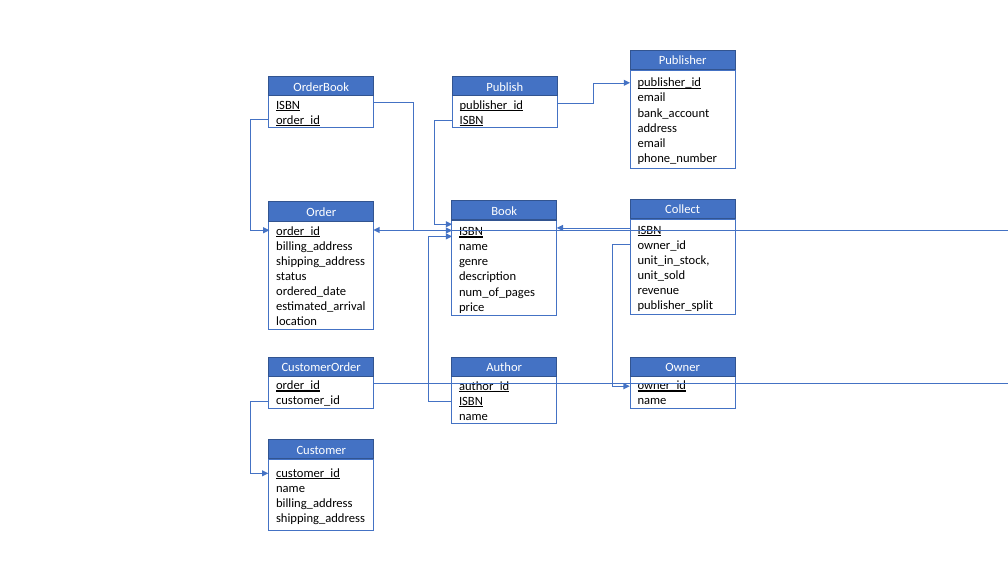
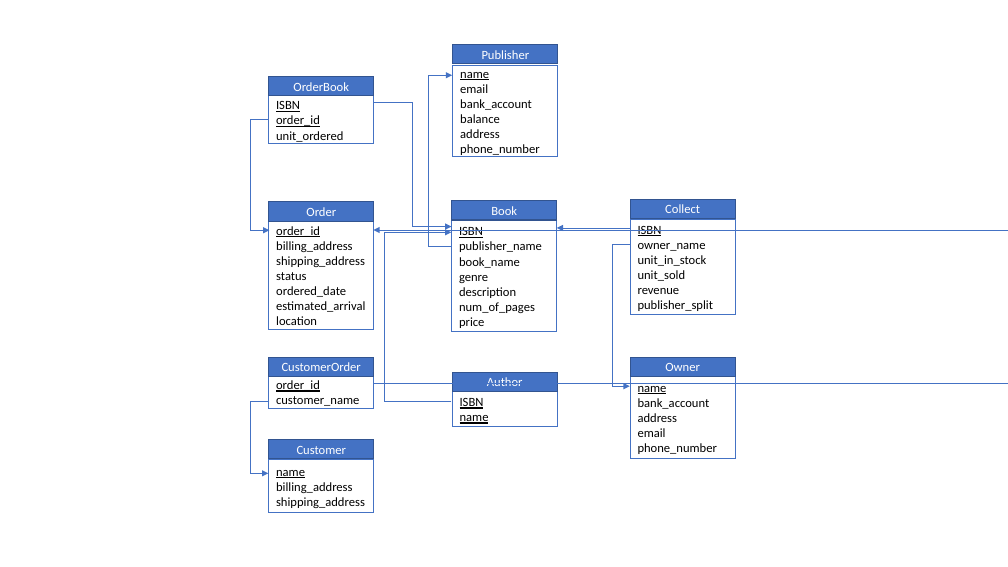
Before and after one commit to Tom1072/Look-Inna-Book, a slide deck: slide 4 of Look Inna Book Planning.pptx. Drawn at 1008x567 pixels with LibreOffice and Linux fonts; fonts in the diff are those of the drawing. Boxes give left, top, right and bottom in pixels: in the first picture for what was removed or moved away, otherwise in the second. Text is boxed around its words. In the diff, an @@ line names an element or a change of style, - is before the commit and + after.

Commit message:
Add customer checkout functionality

```diff
--- a/Look Inna Book Planning.pptx
+++ b/Look Inna Book Planning.pptx
@@ rectangle "Publisher": place and size @@
-rectangle "Publisher" at [630,50,735,69]
+rectangle "Publisher" at [453,45,558,64]
@@ elbow arrow moved from (452, 120) - (452, 225) to (452, 76) - (452, 247) @@
@@ elbow arrow (452, 76) - (452, 247): arrowheads changed @@
@@ rectangle removed at [452,77,557,96] @@
-Publish
@@ rectangle "name": place and size @@
-rectangle "name" at [630,70,735,169]
+rectangle "name" at [453,65,558,157]
@@ text in rectangle at [460,72,489,80]: text changed @@
-publisher_id
+name
@@ elbow arrow removed from (557, 104) to (630, 83) @@
@@ rectangle "ISBN": place and size @@
-rectangle "ISBN" at [268,96,374,128]
+rectangle "ISBN" at [268,96,374,144]
@@ elbow arrow moved from (374, 102) - (452, 231) to (374, 102) - (451, 227) @@
@@ rectangle removed at [452,96,557,128] @@
-publisher_id
-ISBN
@@ text in rectangle at [460,114,500,123]: paragraph added @@
+balance
@@ text in rectangle at [276,131,343,142]: paragraph added @@
+unit_ordered
@@ text in rectangle at [638,138,666,147]: paragraph removed @@
-email
@@ elbow arrow moved from (451, 402) - (452, 237) to (451, 402) - (451, 232) @@
@@ rectangle "ISBN": place and size @@
-rectangle "ISBN" at [451,221,557,316]
+rectangle "ISBN" at [451,221,557,331]
@@ text in rectangle at [459,241,542,268]: text changed @@
-name
+publisher_name
+book_name
@@ text in rectangle at [638,243,707,294]: text changed @@
-owner_id unit_in_stock, unit_sold revenue
+owner_name
+unit_in_stock
+unit_sold
+revenue
@@ rectangle "Author": place and size @@
-rectangle "Author" at [451,357,557,376]
+rectangle "Author" at [452,372,557,391]
@@ text in rectangle at [459,381,509,392]: paragraph removed @@
-author_id
@@ rectangle "name": place and size @@
-rectangle "name" at [630,377,735,408]
+rectangle "name" at [630,377,735,459]
@@ text in rectangle at [638,380,687,392]: paragraph removed @@
-owner_id
@@ text in rectangle at [638,383,667,394]: underline on in "name" @@
@@ text in rectangle at [276,396,359,406]: text changed @@
-customer_id
+customer_name
@@ rectangle "ISBN": place and size @@
-rectangle "ISBN" at [451,377,557,424]
+rectangle "ISBN" at [452,392,557,427]
@@ text in rectangle at [460,415,489,424]: underline on in "name" @@
@@ text in rectangle at [638,398,717,454]: paragraphs added @@
+bank_account
+address
+email
+phone_number
@@ rectangle "name": place and size @@
-rectangle "name" at [268,460,374,531]
+rectangle "name" at [268,460,374,513]
@@ text in rectangle at [276,468,340,479]: paragraph removed @@
-customer_id
@@ text in rectangle at [276,470,305,478]: underline on in "name" @@
```
Also in this commit, not shown: 1 other slide changed, 8 other files.
